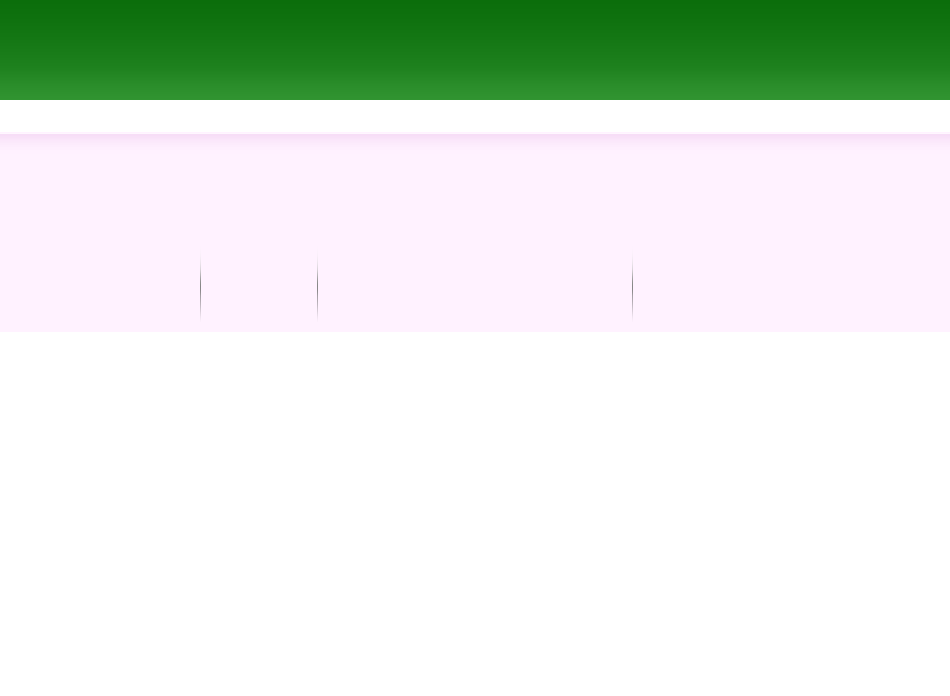
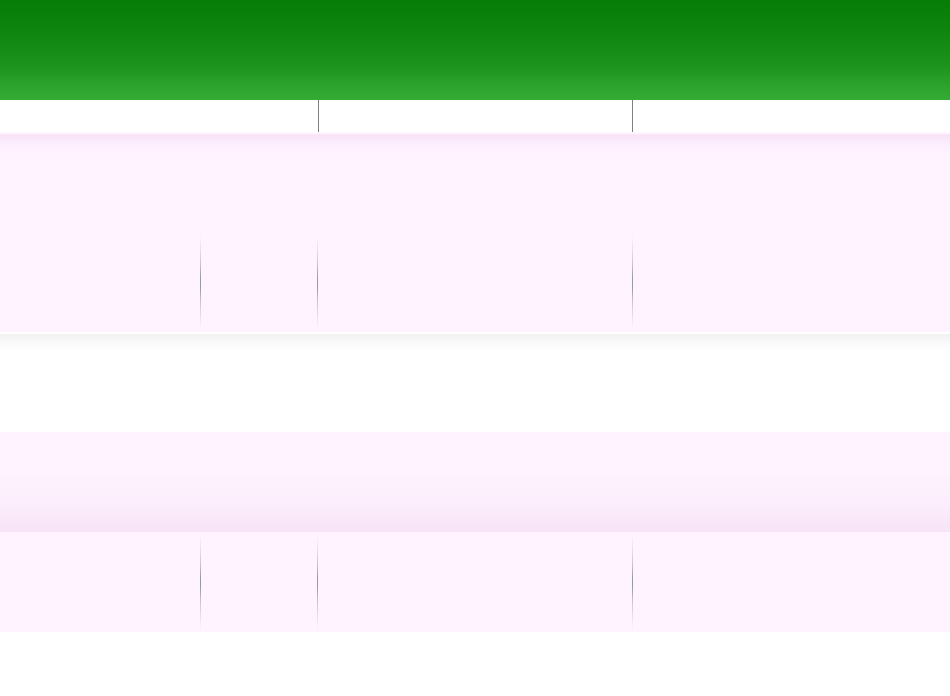
Layer changes from the first 950px x 696px image to the second:
added layer "navbar stroke" (multiply) above "navbar button" over [318, 100, 633, 132]
added layer "navbar button" (screen) above "navbar active" over [318, 100, 633, 132]
painted on "header" over [0, 0, 950, 100]
painted on "header widgets" over [0, 134, 950, 143]
painted on "header boxes" over [200, 235, 633, 330]
painted on "footer widgets" over [0, 432, 950, 532]
painted on "footer boxes" over [0, 532, 950, 632]
